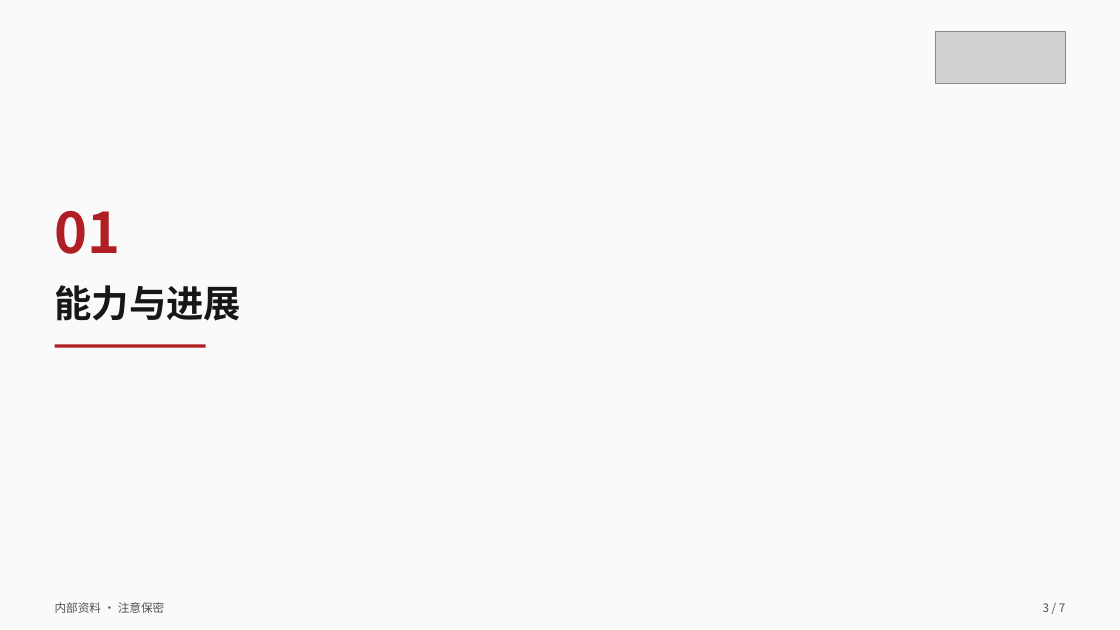
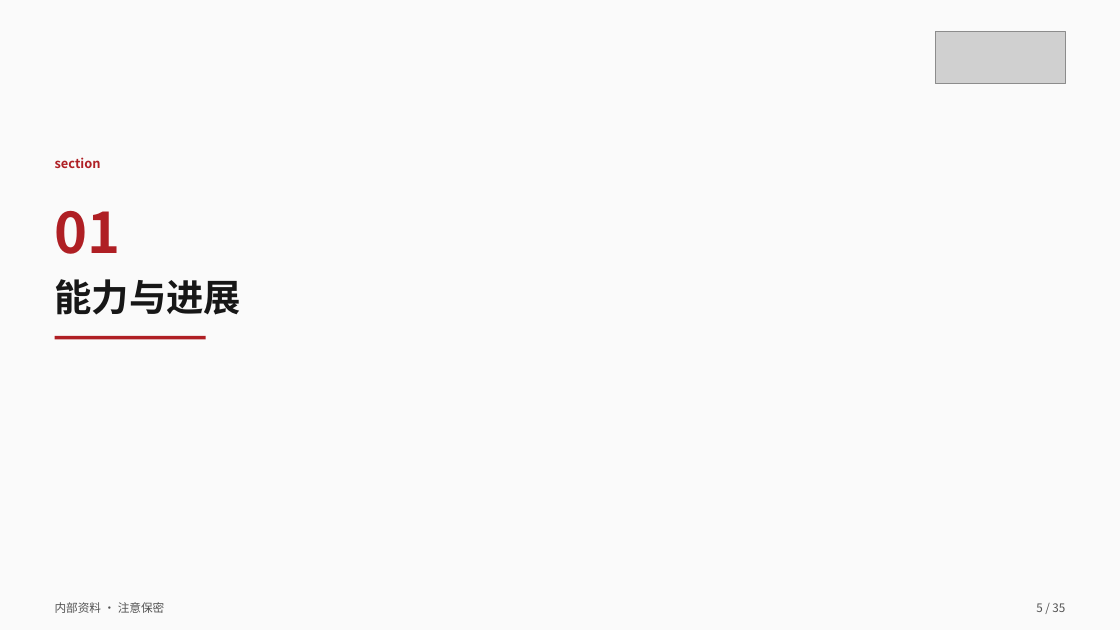
Before and after one commit to tao66175545-boop/sugon-cloud-skillui, a slide deck: slide 5 of skills/sugon-ppt-template/examples/sample-deck.pptx (slide 3 before the commit). Drawn at 1120x630 pixels with LibreOffice and Linux fonts; fonts in the diff are those of the drawing; grey boxes stand for pictures. Boxes give left, top, right and bottom in pixels: in the first picture for what was removed or moved away, otherwise in the second. Text is boxed around its words. In the diff, an @@ line names an element or a change of style, - is before the commit and + after.

```diff
--- a/skills/sugon-ppt-template/examples/sample-deck.pptx
+++ b/skills/sugon-ppt-template/examples/sample-deck.pptx
@@ text added at [55, 157, 101, 168], 11 pt, text #AF1F24, bold @@
+section
@@ text "能力与进展": place and size @@
-text "能力与进展" at [55, 285, 242, 321]
+text "能力与进展" at [55, 279, 242, 315]
@@ rectangle: place and size @@
-rectangle at [55, 344, 206, 348]
+rectangle at [55, 336, 206, 339]
@@ text at [1036, 603, 1065, 612]: text changed @@
-3 / 7
+5 / 35
```
Also in this commit, not shown: 6 other slides changed, 28 slides added, 12 other files.
